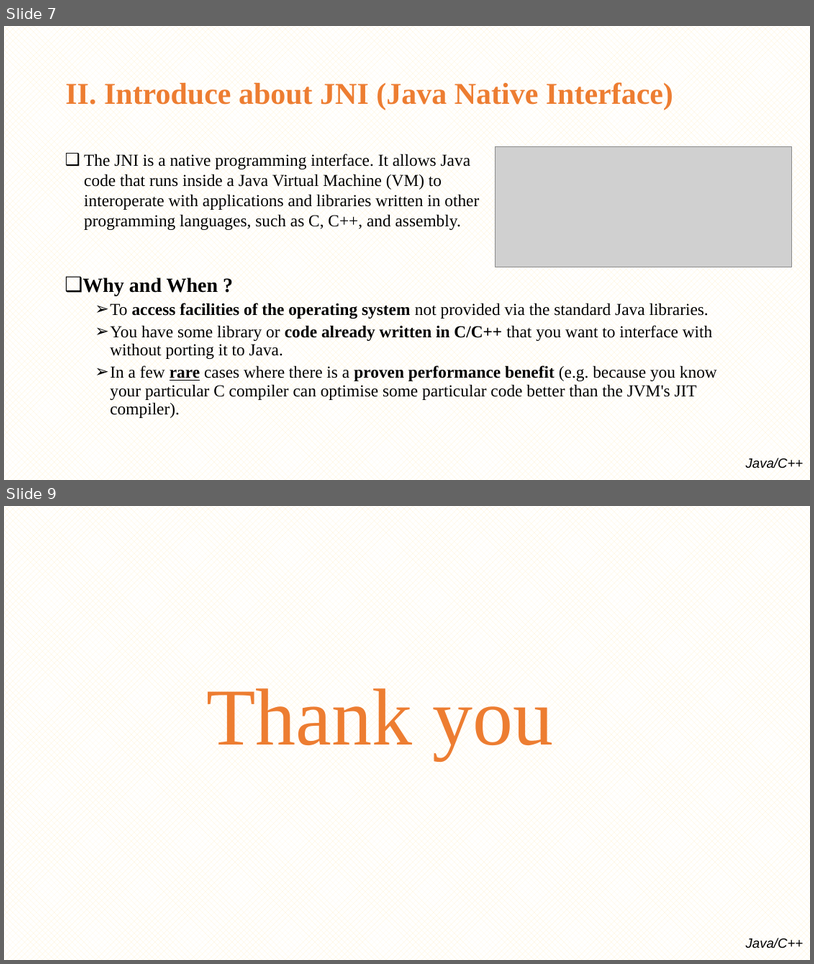
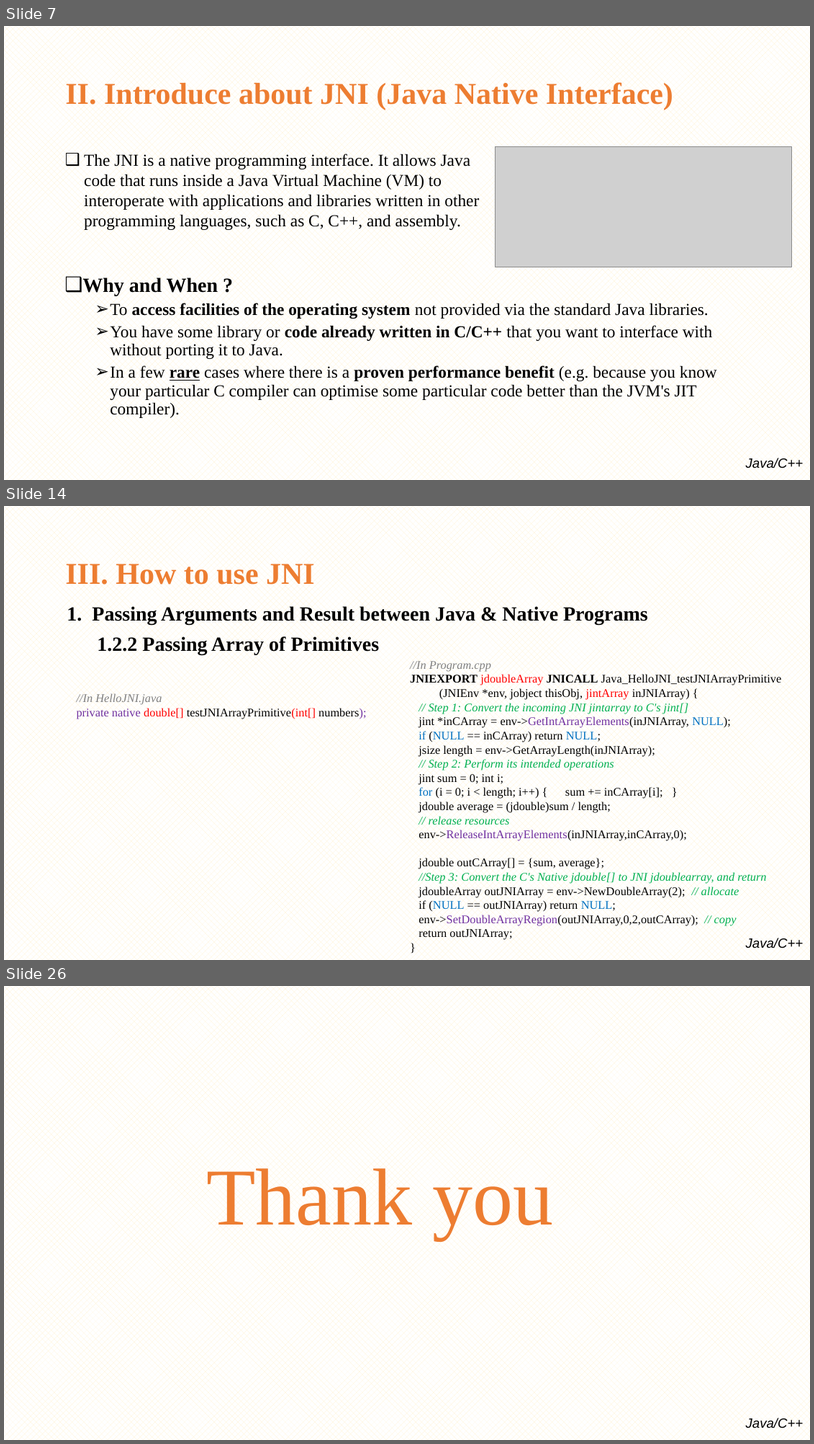
Before and after one commit to minhthedt/hello-world, a slide deck: Training/Java native interface(JNI).pptx. Shown one above the other, each under a label of ours: slides 7 and 9 before the commit, slides 7, 14 and 26 after it; the slides between them are not shown. The pictures are 814x964 and 814x1444 pixels, drawn with LibreOffice and Linux fonts; fonts in the diff are those of the drawing; grey boxes stand for pictures; background and template pictures are left out. Boxes give left, top, right and bottom in pixels: in the first picture for what was removed or moved away, otherwise in the second. Text is boxed around its words. In the diff, an @@ line names an element or a change of style, - is before the commit and + after.

```diff
--- a/Training/Java native interface(JNI).pptx
+++ b/Training/Java native interface(JNI).pptx
@@ slide 14 added at (x1=4, y1=506, x2=810, y2=960), background pattern #FFF2CC on #FFFFFF; not listed: 1 template element that a slide beside it also shows @@
@@ title added at (x1=65, y1=564, x2=315, y2=584), 36 pt, text #ED7D31, bold @@
+III. How to use JNI
@@ text added at (x1=67, y1=606, x2=648, y2=655), 24 pt, text #000000, bold @@
+1. Passing Arguments and Result between Java & Native Programs
+1.2.2 Passing Array of Primitives
@@ text added at (x1=410, y1=661, x2=782, y2=939), 14 pt, text #000000 @@
+//In Program.cpp
+JNIEXPORT jdoubleArray JNICALL Java_HelloJNI_testJNIArrayPrimitive
+(JNIEnv *env, jobject thisObj, jintArray inJNIArray) {
+// Step 1: Convert the incoming JNI jintarray to C's jint[]
+jint *inCArray = env->GetIntArrayElements(inJNIArray, NULL);
+if (NULL == inCArray) return NULL;
+jsize length = env->GetArrayLength(inJNIArray);
+// Step 2: Perform its intended operations
+jint sum = 0; int i;
+for (i = 0; i < length; i++) { sum += inCArray[i]; }
+jdouble average = (jdouble)sum / length;
+// release resources
+env->ReleaseIntArrayElements(inJNIArray,inCArray,0);
+jdouble outCArray[] = {sum, average};
+//Step 3: Convert the C's Native jdouble[] to JNI jdoublearray, and return
+jdoubleArray outJNIArray = env->NewDoubleArray(2); // allocate
+if (NULL == outJNIArray) return NULL;
+env->SetDoubleArrayRegion(outJNIArray,0,2,outCArray); // copy
+return outJNIArray;
+}
@@ text added at (x1=77, y1=693, x2=366, y2=719), 14 pt, text #000000 @@
+//In HelloJNI.java
+private native double[] testJNIArrayPrimitive(int[] numbers);
@@ what was slide 9 is now slide 26 @@
```
Also in this commit, not shown: 1 slide changed, 16 other slides added.
